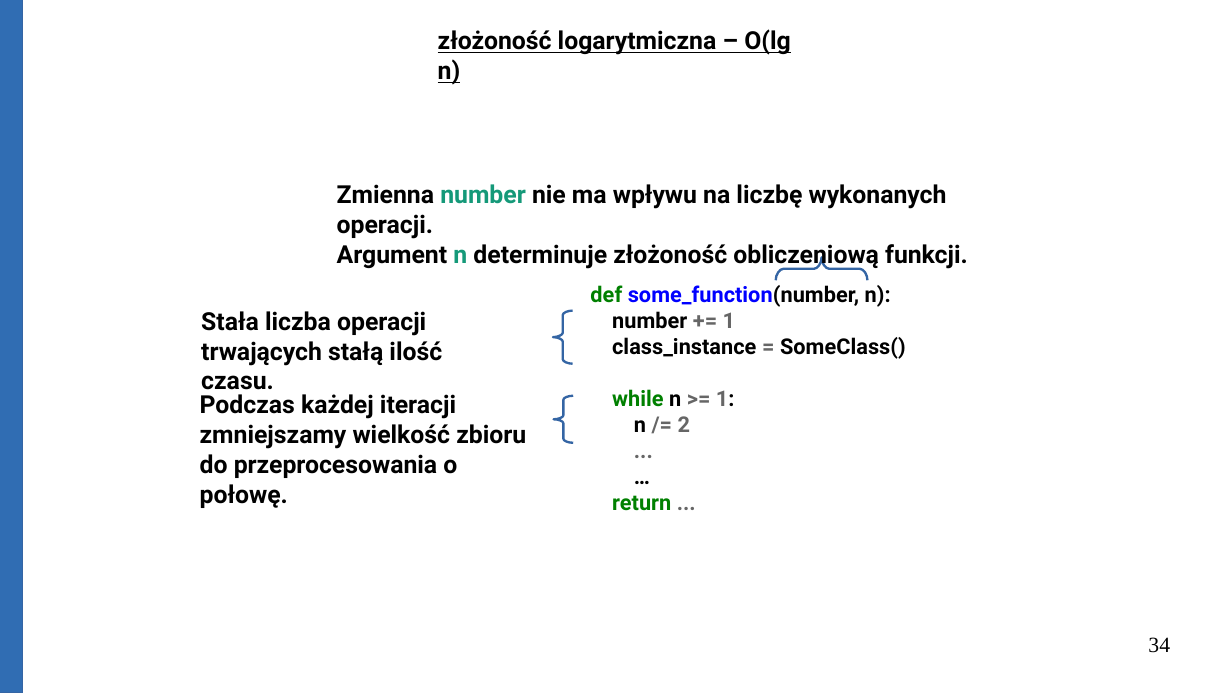
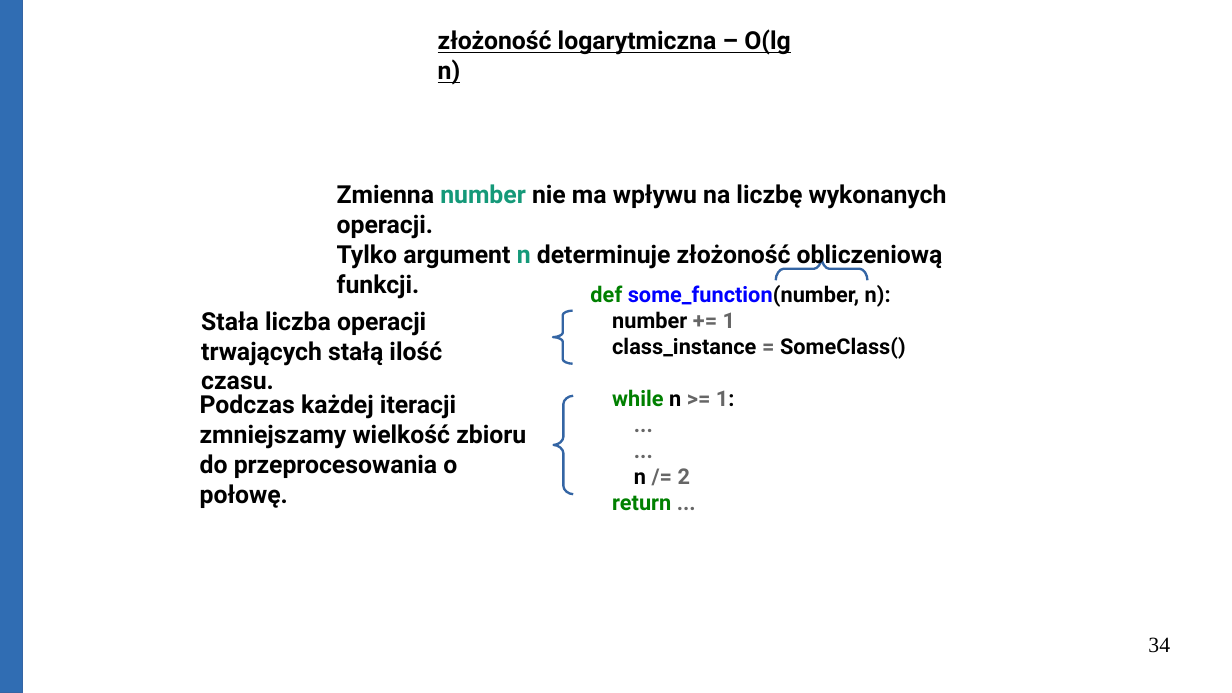
Before and after one commit to Michael-Wisniewski/algorithmic-workshop, a slide deck: slide 34 of gotowa.odp. Drawn at 1232x693 pixels with LibreOffice and Linux fonts; fonts in the diff are those of the drawing. Boxes give left, top, right and bottom in pixels: in the first picture for what was removed or moved away, otherwise in the second. Text is boxed around its words. In the diff, an @@ line names an element or a change of style, - is before the commit and + after.

```diff
--- a/gotowa.odp
+++ b/gotowa.odp
@@ text at <box>337,244,943,299</box>: text changed @@
-Argument n determinuje złożoność obliczeniową funkcji.
+Tylko argument n determinuje złożoność obliczeniową funkcji.
@@ text at <box>590,285,906,511</box>: paragraphs added @@
+...
+...
@@ text at <box>590,285,906,511</box>: paragraphs removed @@
-...
-…
@@ freeform shape: place and size @@
-freeform shape at <box>553,396,574,443</box>
+freeform shape at <box>553,396,574,494</box>
```
Also in this commit, not shown: 6 other slides changed, 11 slides added, 1 slide removed, 3 other files.
